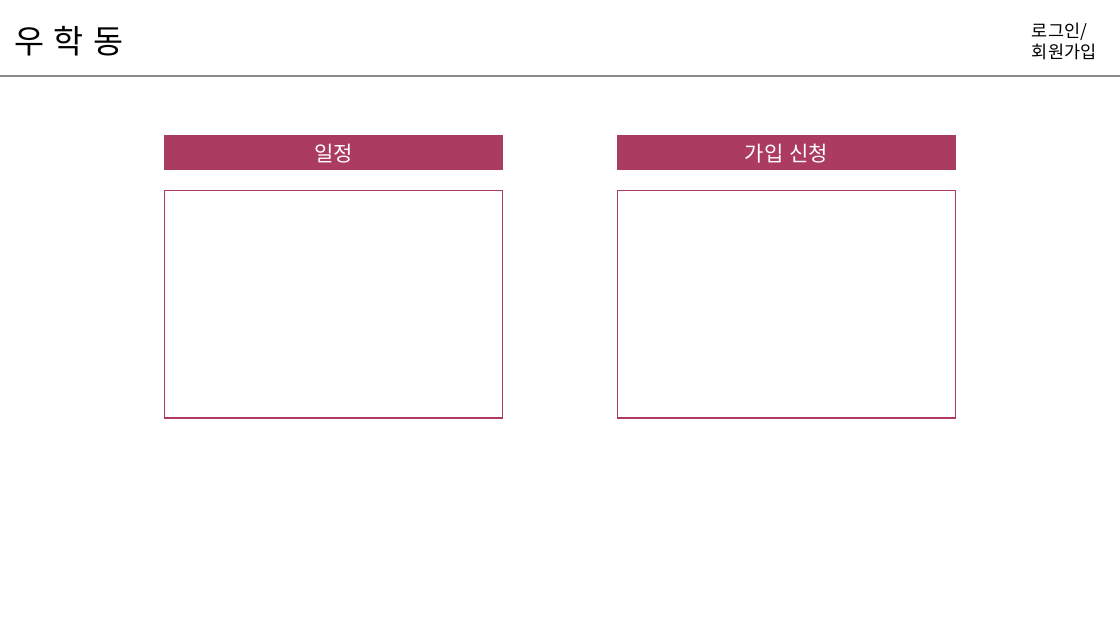
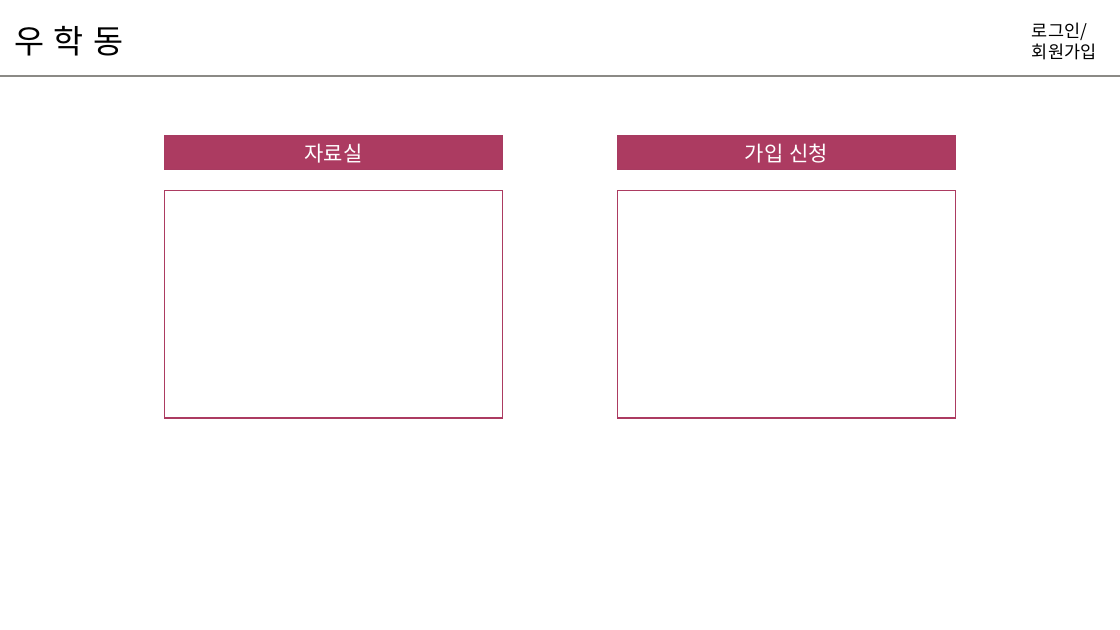
Before and after one commit to hyunniesss/ToyProject, a slide deck: slide 13 of document/와이어프레임/우학동_와이어프레임.pptx (slide 18 before the commit). Drawn at 1120x630 pixels with LibreOffice and Linux fonts; fonts in the diff are those of the drawing. Boxes give left, top, right and bottom in pixels: in the first picture for what was removed or moved away, otherwise in the second. Text is boxed around its words. In the diff, an @@ line names an element or a change of style, - is before the commit and + after.

```diff
--- a/document/와이어프레임/우학동_와이어프레임.pptx
+++ b/document/와이어프레임/우학동_와이어프레임.pptx
@@ text in rectangle at bbox=[305, 143, 363, 163]: text changed @@
-일정
+자료실
```
Also in this commit, not shown: 7 other slides changed, 2 slides added.
